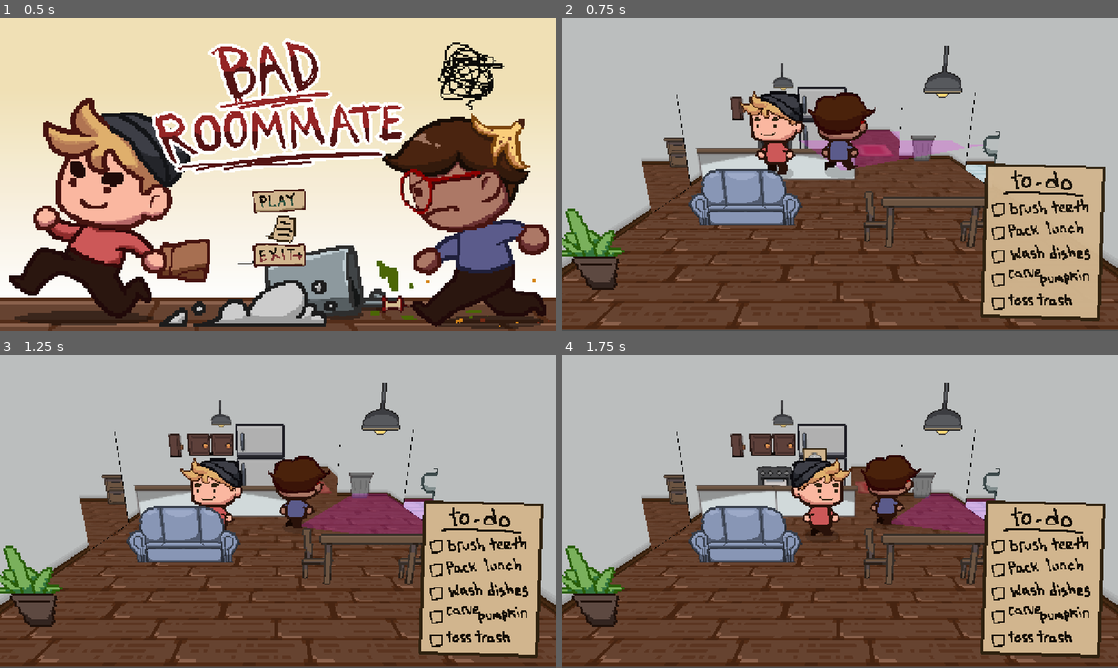
Above: before the commit, frames 1-4 (two rows, left to right).
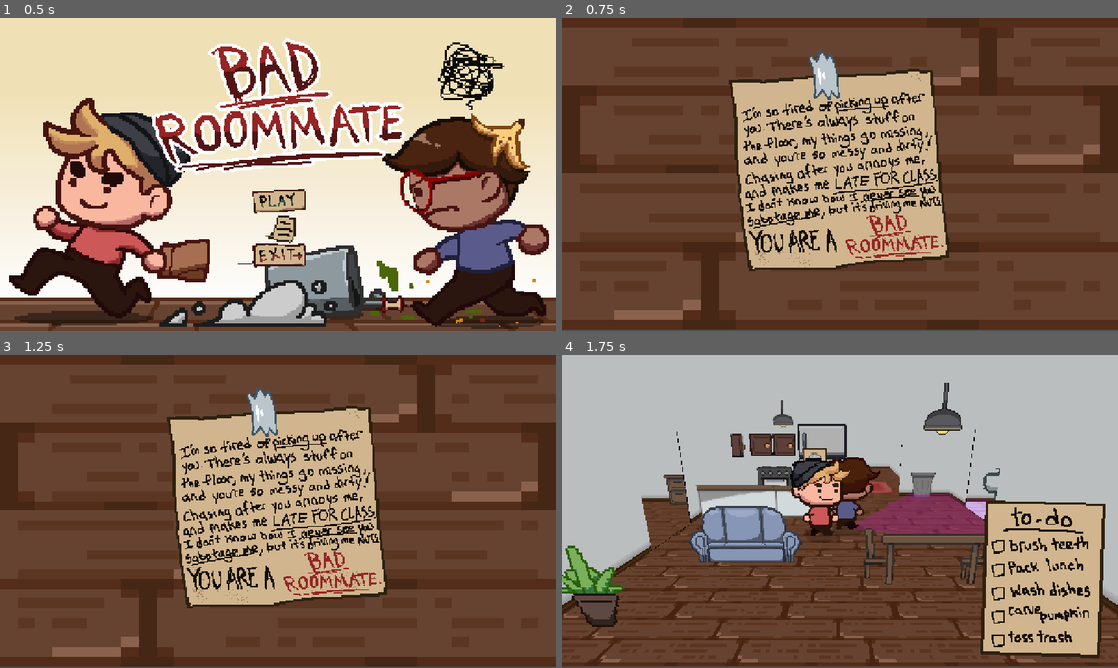
Above: after the commit, the same moments.

Repository: geekazodium/RIT-Halloween-Game-Jam-2025
Game: Godot game, scene res://menu/menu.tscn
Two runs of this game, one before a commit and one after it. Both use one fixed random seed, a clock stepped at 60 frames per second and the inputs below. The engine's default icon, where the game draws it, is replaced by a stand-in: a white triangle on a blue panel in a dark square.
Inputs (mouse positions are in pixels of both pictures, inside the frame that each line leads up to):
- Up to frame 1 (0.5 s): no input
- Up to frame 2 (0.75 s): click (840, 202) at 0.5 s
- Up to frame 3 (1.25 s): no input
- Up to frame 4 (1.75 s): move the mouse to (962, 495) at 1.27 s; hold D (move_right) from 1.28 s (still down); hold Space (interact) from 1.28 s (still down)

Frame 1 is identical in both runs. In frame 2, 80% of the frame differs, in the area x 0-100%, y 0-100%; in frame 3, 80%; in frame 4, 2.8%.

Commit message:
added tutorial note

Diff:
--- a/main.tscn
+++ b/main.tscn
@@ -14,6 +14,7 @@
 [ext_resource type="PackedScene" uid="uid://ccv6xiqlqct33" path="res://to-do_list/to_do_list.tscn" id="7_272bh"]
 [ext_resource type="PackedScene" uid="uid://dk5h33v7a3rtj" path="res://roommate/roommate_exit_area.tscn" id="7_kek77"]
 [ext_resource type="PackedScene" uid="uid://dv3rp756nvad8" path="res://items/item_scenes/pumpkin.tscn" id="9_dg77c"]
+[ext_resource type="PackedScene" uid="uid://ba34bht1jbbe" path="res://pause_menu/tutorial_note.tscn" id="15_vivmo"]
 
 [sub_resource type="NavigationMesh" id="NavigationMesh_0xm2m"]
 vertices = PackedVector3Array(2.244, 1.4414788, -1.9559999, 2.244, 1.4414788, -2.2059999, 1.7940001, 1.4414788, -2.2059 …(3874 unchanged characters)…
@@ -93,25 +94,22 @@
 transform = Transform3D(1, 0, 0, 0, 1, 0, 0, 0, 1, -4.501, 0, 0)
 
 [node name="CollisionShape3D" parent="Room3/StaticBody3D" index="0"]
-shape = SubResource("ConcavePolygonShape3D_074og")
+shape = SubResource("ConcavePolygonShape3D_82xsv")
 
 [node name="wall3" parent="Room3/CSGCombiner3D" index="3"]
 visible = true
 
 [node name="CollisionShape3D" parent="Room3/Area3D" index="0"]
-shape = SubResource("BoxShape3D_cegan")
+shape = SubResource("BoxShape3D_getpj")
 
 [node name="Room4" parent="." groups=["navigation_mesh_source_group"] instance=ExtResource("5_lquwl")]
 transform = Transform3D(-4.371139e-08, 0, 1, 0, 1, 0, -1, 0, -4.371139e-08, -0.2, 0, -4.501)
 
 [node name="CollisionShape3D" parent="Room4/StaticBody3D" index="0"]
-shape = SubResource("ConcavePolygonShape3D_82xsv")
-
-[node name="wall3" parent="Room4/CSGCombiner3D" index="3"]
-visible = true
+shape = SubResource("ConcavePolygonShape3D_ryguw")
 
 [node name="CollisionShape3D" parent="Room4/Area3D" index="0"]
-shape = SubResource("BoxShape3D_getpj")
+shape = SubResource("BoxShape3D_d13ii")
 
 [node name="Pumpkin" parent="Room4/ItemContainer" index="4" instance=ExtResource("9_dg77c")]
 
@@ -128,6 +126,8 @@
 roommate_node_path = NodePath("../Roommate")
 player_node_path = NodePath("../Player")
 
+[node name="TutorialNote" parent="." instance=ExtResource("15_vivmo")]
+
 [editable path="Room"]
 [editable path="Room2"]
 [editable path="Room3"]
--- a/pause_menu/pause_menu.gd
+++ b/pause_menu/pause_menu.gd
@@ -3,36 +3,10 @@
 
 @onready var menu_interact_sound_player : AudioStreamPlayer = $menu_interact
 
-@export var pause_menu: Control
-@export var resume_image: TextureRect
-@export var exit_image: TextureRect
-var unchecked = load("res://pause_menu/textures/unchecked.png")
-var checked = load("res://pause_menu/textures/checked.png")
+func _ready():
+	get_tree().paused = true
 
-func _process(_delta):
-	if Input.is_action_just_pressed("pause"):
-		pause_menu.visible = !pause_menu.visible;
-		get_tree().paused = pause_menu.visible
-
-
-func _on_resume_pressed() -> void:
-	pause_menu.visible = false;
-	get_tree().paused = false;
-
-func _on_quit_pressed() -> void:
-	get_tree().paused = false;
-	get_tree().change_scene_to_file("res://menu/menu.tscn");
-
-func _on_resume_mouse_entered() -> void:
-	menu_interact_sound_player.play()
-	resume_image.texture = checked
-
-func _on_resume_mouse_exited() -> void:
-	resume_image.texture = unchecked
-
-func _on_quit_mouse_entered() -> void:
-	menu_interact_sound_player.play()
-	exit_image.texture = checked
-
-func _on_quit_mouse_exited() -> void:
-	exit_image.texture = unchecked
+func _input(event):
+	if event.is_action_pressed("interact"):
+		get_tree().paused = false
+		visible = false
--- /dev/null
+++ b/pause_menu/tutorial_note.tscn
@@ -0,0 +1,36 @@
+[gd_scene load_steps=5 format=3 uid="uid://ba34bht1jbbe"]
+
+[ext_resource type="Script" uid="uid://ckukrgykl8uua" path="res://pause_menu/pause_menu.gd" id="1_1xdim"]
+[ext_resource type="Texture2D" uid="uid://bjqttw8guigu6" path="res://interior/textures/kitchen_floor.png" id="2_1xdim"]
+[ext_resource type="Texture2D" uid="uid://1vxdg1u77k7l" path="res://pause_menu/tutorial_note.png" id="2_ocbyn"]
+[ext_resource type="AudioStream" uid="uid://ddnoe1jg88rjs" path="res://sounds/menue_interact.wav" id="4_ofpva"]
+
+[node name="TutorialNote" type="Control"]
+process_mode = 3
+layout_mode = 3
+anchors_preset = 0
+offset_right = 1280.0
+offset_bottom = 720.0
+script = ExtResource("1_1xdim")
+
+[node name="TextureRect" type="TextureRect" parent="."]
+layout_mode = 0
+offset_right = 1280.0
+offset_bottom = 717.0
+texture = ExtResource("2_1xdim")
+
+[node name="Background" type="TextureRect" parent="."]
+layout_mode = 1
+anchors_preset = -1
+anchor_top = -0.025
+anchor_bottom = -0.025
+offset_left = 383.0
+offset_top = 92.0
+offset_right = 722.0
+offset_bottom = 431.0
+scale = Vector2(1.5, 1.5)
+texture = ExtResource("2_ocbyn")
+stretch_mode = 2
+
+[node name="menu_interact" type="AudioStreamPlayer" parent="."]
+stream = ExtResource("4_ofpva")
--- a/win-lose-screens/lose_screen.gd
+++ b/win-lose-screens/lose_screen.gd
@@ -1,7 +1,7 @@
 extends Control
 var can_click = false
 func _input(event):
-	if can_click:
+	if can_click and event.is_action_pressed("interact"):
 		get_tree().change_scene_to_file("res://menu/menu.tscn")
 
 func _on_timer_timeout() -> void:
Not shown: 4 places in main.tscn that only renumber resources
Binary file added: pause_menu/tutorial_note.png
Not shown, added: pause_menu/tutorial_note.png.import
